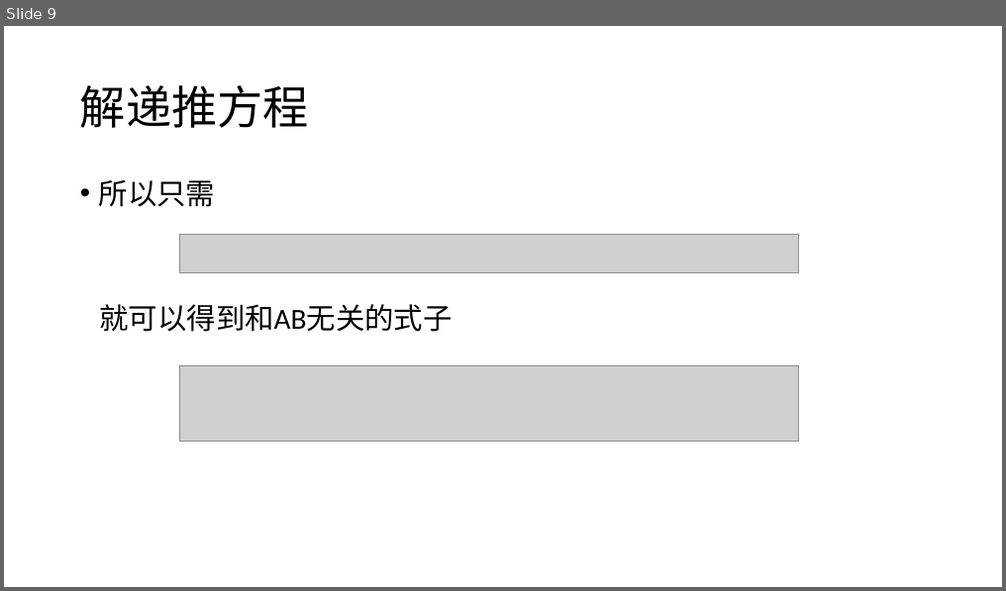
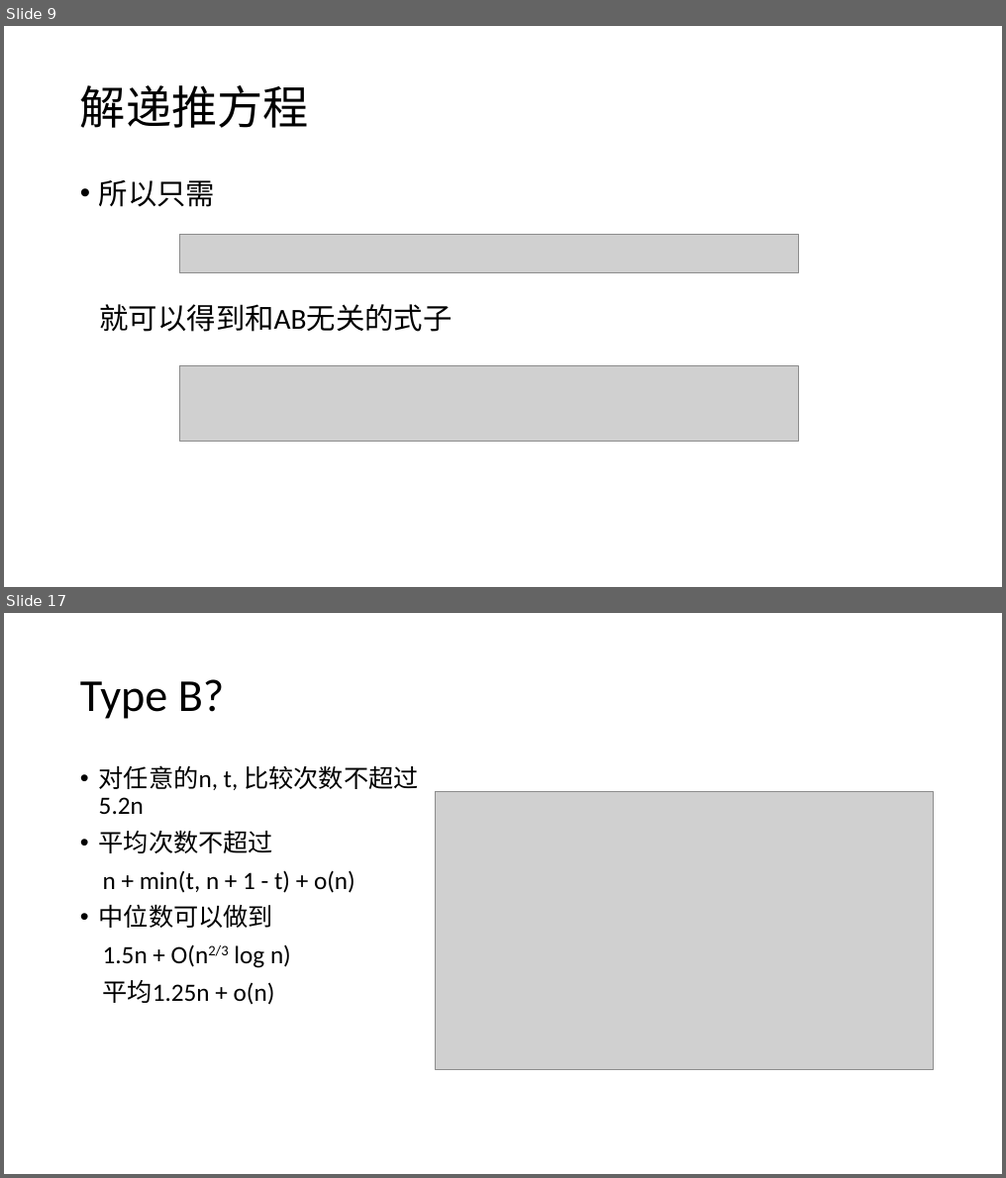
Before and after one commit to DanDoge/course_pku, a slide deck: Algorithm Design and Analysis/seminar/pre/paper/Mathematical-03.pptx. Shown one above the other, each under a label of ours: slide 9 before the commit, slides 9 and 17 after it; the slides between them are not shown. The pictures are 1006x591 and 1006x1178 pixels, drawn with LibreOffice and Linux fonts; fonts in the diff are those of the drawing; grey boxes stand for pictures. Boxes give left, top, right and bottom in pixels: in the first picture for what was removed or moved away, otherwise in the second. Text is boxed around its words. In the diff, an @@ line names an element or a change of style, - is before the commit and + after.

```diff
--- a/Algorithm Design and Analysis/seminar/pre/paper/Mathematical-03.pptx
+++ b/Algorithm Design and Analysis/seminar/pre/paper/Mathematical-03.pptx
@@ slide 17 added at (4,613,1002,1174), background #FFFFFF @@
@@ title added at (80,679,224,719), 44 pt, text #000000 @@
+Type B?
@@ text added at (99,765,418,1005), 24 pt, text #000000 @@
+• 对任意的n, t, 比较次数不超过5.2n
+• 平均次数不超过
+n + min(t, n + 1 - t) + o(n)
+• 中位数可以做到
+1.5n + O(n2/3 log n)
+平均1.25n + o(n)
@@ picture added at (436,792,934,1070) @@
```
Also in this commit, not shown: 2 slides changed, 9 other slides added, 20 other files.
